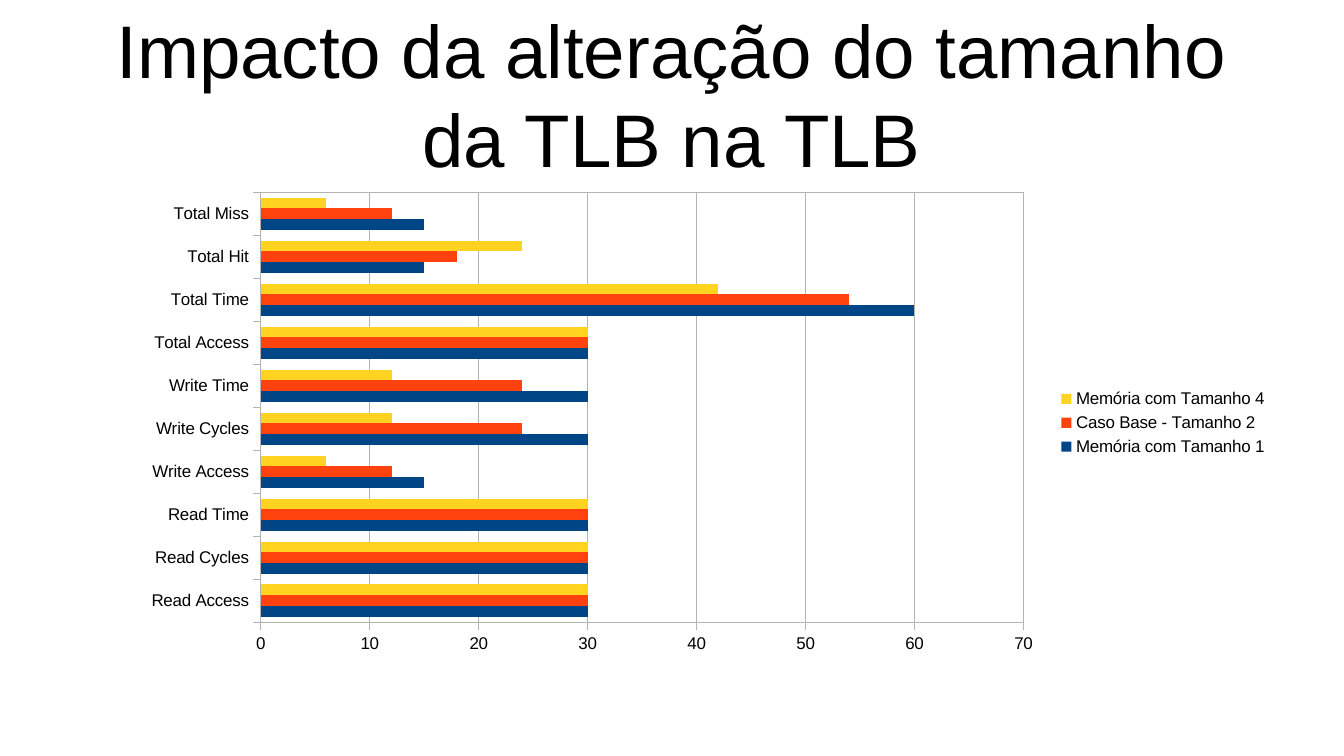
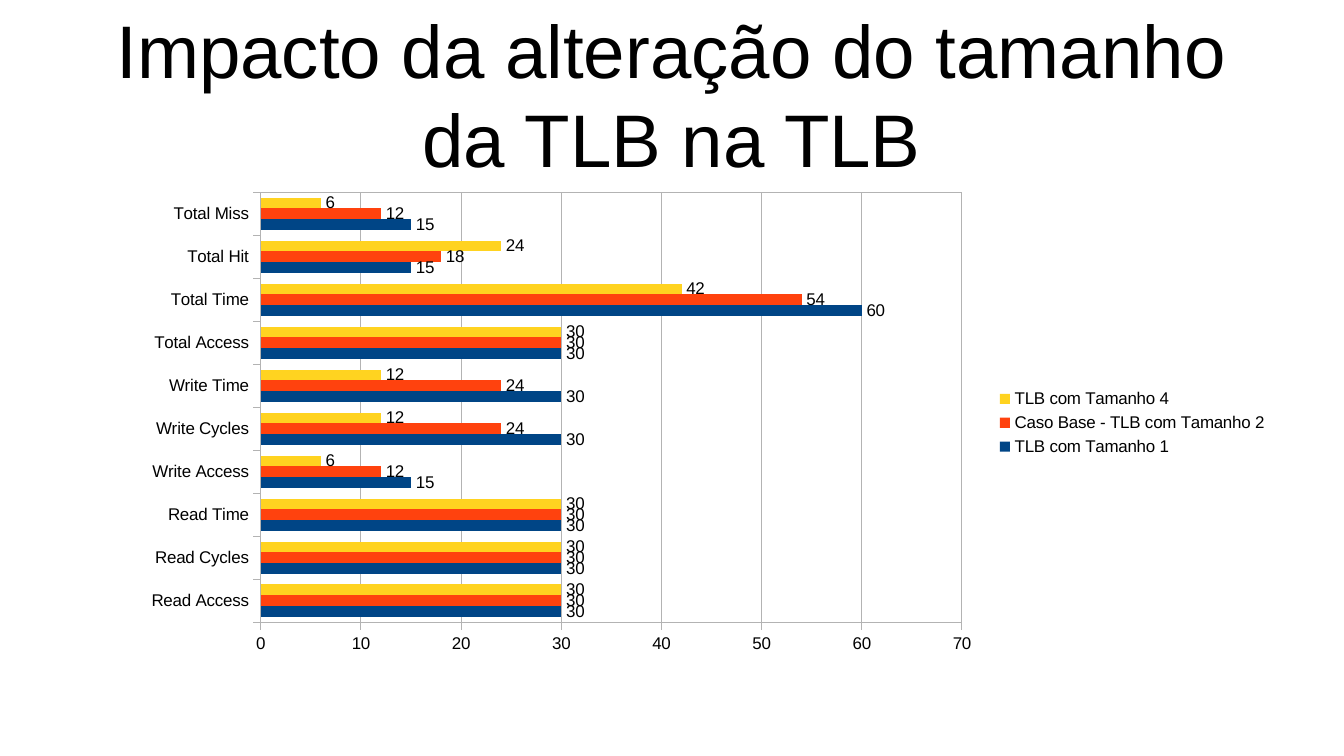
Before and after one commit to RafaelAmauri/Arquitetura-de-Computadores-3, a slide deck: slide 3 of Amnesia/Slides e Coisas/Alteração Tamanho TLB/Slides.odp. Drawn at 1344x756 pixels with LibreOffice and Linux fonts; fonts in the diff are those of the drawing. Boxes give left, top, right and bottom in pixels: in the first picture for what was removed or moved away, otherwise in the second. Text is boxed around its words. In the diff, an @@ line names an element or a change of style, - is before the commit and + after.

```diff
--- a/Amnesia/Slides e Coisas/Alteração Tamanho TLB/Slides.odp
+++ b/Amnesia/Slides e Coisas/Alteração Tamanho TLB/Slides.odp
@@ bar chart at box(128, 183, 1281, 663) @@
-Memória com Tamanho 1: 30, 30, 30, 15, 30, 30, 30, 60, 15, 15
+TLB com Tamanho 1: 30, 30, 30, 15, 30, 30, 30, 60, 15, 15
@@ data labels of TLB com Tamanho 1 added @@
-Caso Base - Tamanho 2: 30, 30, 30, 12, 24, 24, 30, 54, 18, 12
+Caso Base - TLB com Tamanho 2: 30, 30, 30, 12, 24, 24, 30, 54, 18, 12
@@ data labels of Caso Base - TLB com Tamanho 2 added @@
-Memória com Tamanho 4: 30, 30, 30, 6, 12, 12, 30, 42, 24, 6
+TLB com Tamanho 4: 30, 30, 30, 6, 12, 12, 30, 42, 24, 6
@@ data labels of TLB com Tamanho 4 added @@
```
Also in this commit, not shown: 2 other slides changed, 12 other files.
